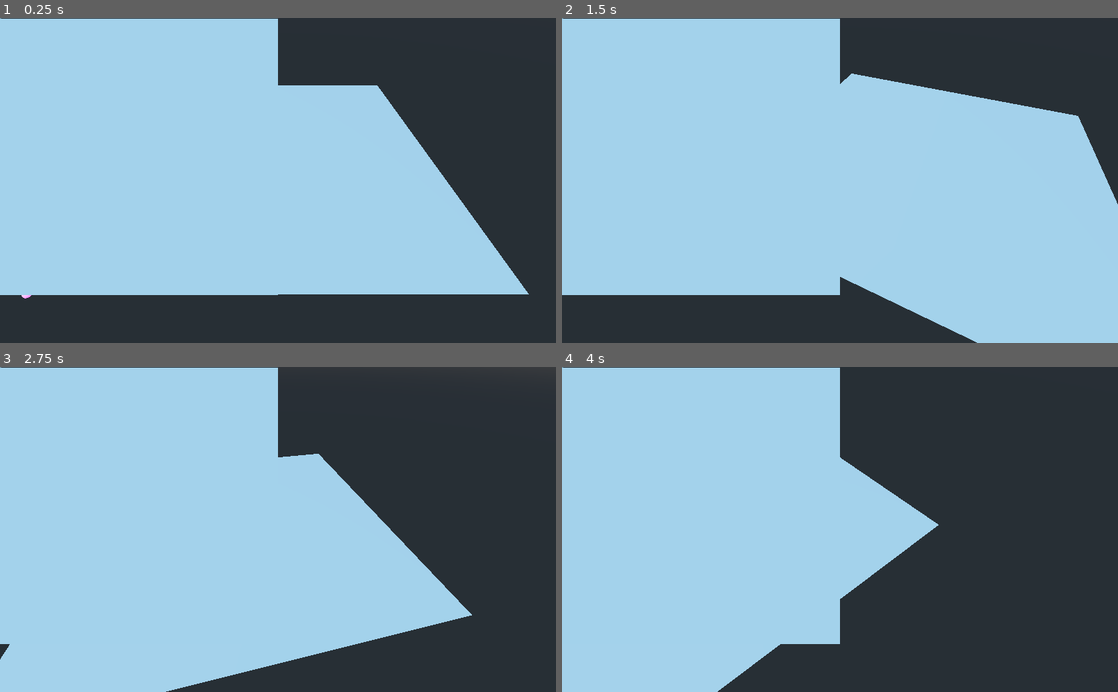
Above: before the commit, frames 1-4 (two rows, left to right).
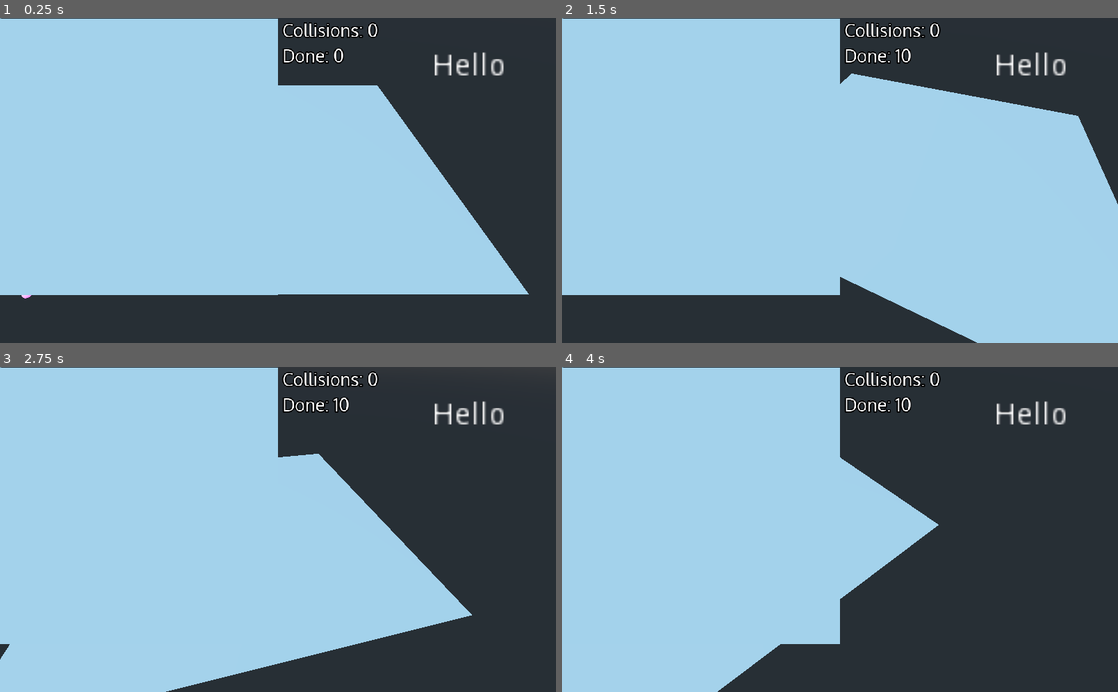
Above: after the commit, the same moments.

Repository: Nnigmat/ai-robots
Game: Godot game, scene res://scenes/8_AddSecondCamera.tscn
Two runs of this game, one before a commit and one after it. Both use one fixed random seed, a clock stepped at 60 frames per second and the inputs below. Before the commit the project starts from res://scenes/7_AddSecondCamera.tscn.
Inputs (mouse positions are in pixels of both pictures, inside the frame that each line leads up to):
- Up to frame 1 (0.25 s): no input
- Up to frame 2 (1.5 s): tap Enter at 0.5 s; move the mouse to (867, 180) at 0.52 s; hold Up (ui_up) from 0.53 s (still down); tap S (camera_down) at 0.6 s; click (867, 180) at 0.67 s; tap Space (ui_select) at 0.77, 1.25 s; move the mouse to (812, 180) at 1.27 s; tap A (camera_left) at 1.35 s
- Up to frame 3 (2.75 s): keep holding Up (ui_up); tap Space (ui_select) at 1.52 s; move the mouse to (289, 523) at 2.02 s; tap D (camera_right) at 2.1 s
- Up to frame 4 (4 s): keep holding Up (ui_up); tap Enter at 2.75 s; move the mouse to (834, 536) at 2.77 s; tap W (camera_up) at 2.85 s; click (834, 536) at 2.92 s; tap Space (ui_select) at 3.02, 3.77 s; move the mouse to (878, 532) at 3.52 s; tap S (camera_down) at 3.6 s

The runs differ from the first frame. In frame 1, 1.2% of the frame differs, in the area x 50-91%, y 1-18%; in frame 2, 1.2%; in frame 3, 1.2%; in frame 4, 1.2%.
Error in both runs: Invalid get index 'data' (on base: 'Nil'). (res://scripts/ImageProcessor.gd:18)

Commit message:
Add collision & show amount of collisions and done agents to screen

Diff:
--- a/World.tres
+++ /dev/null
@@ -1,9 +0,0 @@
-[gd_resource type="World" load_steps=3 format=2]
-
-[sub_resource type="Environment" id=1]
-
-[sub_resource type="Environment" id=2]
-
-[resource]
-environment = SubResource( 1 )
-fallback_environment = SubResource( 2 )
--- a/entities/Robot.tscn
+++ b/entities/Robot.tscn
@@ -1,7 +1,6 @@
-[gd_scene load_steps=8 format=2]
+[gd_scene load_steps=9 format=2]
 
 [ext_resource path="res://scripts/Robot.gd" type="Script" id=1]
-
 
 [sub_resource type="SphereMesh" id=1]
 
@@ -59,6 +58,9 @@
 [sub_resource type="ShaderMaterial" id=6]
 shader = SubResource( 5 )
 
+[sub_resource type="SphereShape" id=7]
+radius = 1.12017
+
 [node name="Robot" type="MeshInstance"]
 transform = Transform( 15, 0, 0, 0, 15, 0, 0, 0, 15, 0, 0, 0 )
 mesh = SubResource( 1 )
@@ -68,4 +70,10 @@
 
 [node name="Timer" type="Timer" parent="."]
 autostart = true
+
+[node name="Area" type="Area" parent="."]
+
+[node name="CollisionShape" type="CollisionShape" parent="Area"]
+shape = SubResource( 7 )
 [connection signal="timeout" from="Timer" to="." method="_on_Timer_timeout"]
+[connection signal="area_exited" from="Area" to="." method="_on_Area_area_exited"]
--- a/entities/RobotGenerator.tscn
+++ b/entities/RobotGenerator.tscn
@@ -1,9 +1,33 @@
-[gd_scene load_steps=3 format=2]
+[gd_scene load_steps=4 format=2]
 
 [ext_resource path="res://scripts/RobotGenerator.gd" type="Script" id=1]
 [ext_resource path="res://entities/ImageProcessor.tscn" type="PackedScene" id=2]
+[ext_resource path="res://other/font.tres" type="DynamicFont" id=3]
 
 [node name="RobotGenerator" type="Spatial"]
 script = ExtResource( 1 )
 
 [node name="ImageProcessor" parent="." instance=ExtResource( 2 )]
+
+[node name="CanvasLayer" type="CanvasLayer" parent="."]
+offset = Vector2( 520, 2 )
+transform = Transform2D( 1, 0, 0, 1, 520, 2 )
+
+[node name="Collisions" type="Label" parent="CanvasLayer"]
+margin_right = 40.0
+margin_bottom = 14.0
+custom_fonts/font = ExtResource( 3 )
+text = "Collisions: "
+__meta__ = {
+"_edit_use_anchors_": false
+}
+
+[node name="Done" type="Label" parent="CanvasLayer"]
+margin_top = 47.0385
+margin_right = 78.0
+margin_bottom = 88.0385
+custom_fonts/font = ExtResource( 3 )
+text = "Done: "
+__meta__ = {
+"_edit_use_anchors_": false
+}
--- /dev/null
+++ b/other/font.tres
@@ -0,0 +1,9 @@
+[gd_resource type="DynamicFont" load_steps=2 format=2]
+
+[ext_resource path="res://Oxygen-Regular.ttf" type="DynamicFontData" id=1]
+
+[resource]
+size = 32
+outline_size = 2
+outline_color = Color( 0, 0, 0, 1 )
+font_data = ExtResource( 1 )
--- a/project.godot
+++ b/project.godot
@@ -16,7 +16,7 @@
 [application]
 
 config/name="Simulator"
-run/main_scene="res://scenes/7_AddSecondCamera.tscn"
+run/main_scene="res://scenes/8_AddSecondCamera.tscn"
 config/icon="res://icon.png"
 
 [input]
--- /dev/null
+++ b/scenes/8_AddSecondCamera.tscn
@@ -0,0 +1,27 @@
+[gd_scene load_steps=6 format=2]
+
+[ext_resource path="res://entities/Progress.tscn" type="PackedScene" id=1]
+[ext_resource path="res://entities/Canvas.tscn" type="PackedScene" id=2]
+[ext_resource path="res://entities/RobotGenerator.tscn" type="PackedScene" id=3]
+[ext_resource path="res://entities/Camera.tscn" type="PackedScene" id=4]
+[ext_resource path="res://entities/MiniCamera.tscn" type="PackedScene" id=5]
+
+[node name="Game" type="Spatial"]
+
+[node name="Control" parent="." instance=ExtResource( 1 )]
+
+[node name="Spatial" parent="." instance=ExtResource( 4 )]
+transform = Transform( -1.62921e-07, 0.707107, -0.707107, 0, 0.707107, 0.707107, 1, 1.15203e-07, -1.15203e-07, -341.131, 1000, 1024 )
+far = 8192.0
+distance = 2000.0
+max_speed = Vector3( 100, 100, 100 )
+
+[node name="Canvas" parent="." instance=ExtResource( 2 )]
+width = 1024
+height = 1024
+show_lines = false
+
+[node name="MiniCamera" parent="." instance=ExtResource( 5 )]
+
+[node name="RobotGenerator" parent="." instance=ExtResource( 3 )]
+AMOUNT = 10
--- a/scripts/Robot.gd
+++ b/scripts/Robot.gd
@@ -1,6 +1,7 @@
 extends MeshInstance
 
 signal done()
+signal collide()
 
 
 export var INPUT_DELAY: float = 0.4
@@ -96,3 +97,7 @@
 
 func _on_Timer_timeout():
 	can_emmit = true
+
+
+func _on_Area_area_exited(area):
+	emit_signal("collide")
--- a/scripts/RobotGenerator.gd
+++ b/scripts/RobotGenerator.gd
@@ -6,8 +6,11 @@
 export var AMOUNT: int = 4
 
 var done_robots = 0
+var collisions = 0
 
 func _ready():
+	$CanvasLayer/Done.text = 'Done: ' + str(done_robots)
+	$CanvasLayer/Collisions.text = 'Collisions: ' + str(collisions / 2)
 
 	for i in range(AMOUNT):
 		var robot = Robot.instance()
@@ -17,10 +20,15 @@
 		robot.robots_amount = AMOUNT
 		robot.line_order = i
 		robot.connect("done", self, "_on_robot_done")
+		robot.connect("collide", self, "_on_robot_collide")
 		$ImageProcessor.connect("pass_data", robot, "_on_ImageProcessor_pass_data")
 
 		add_child(robot)
 
 func _on_robot_done():
 	done_robots += 1
-	print(done_robots)
+	$CanvasLayer/Done.text = 'Done: ' + str(done_robots)
+
+func _on_robot_collide():
+	collisions += 1
+	$CanvasLayer/Collisions.text = 'Collisions: ' + str(collisions / 2)
Binary file added: Oxygen-Regular.ttf
Renamed: scenes/7_AddSecondCamera.tscn -> scenes/7_AddCollisionDetection.tscn
